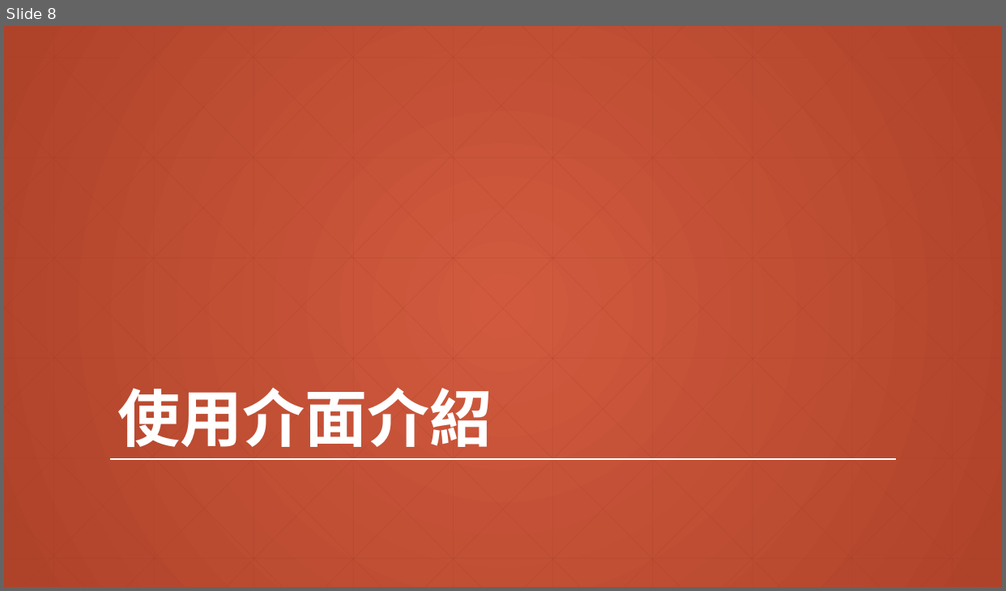
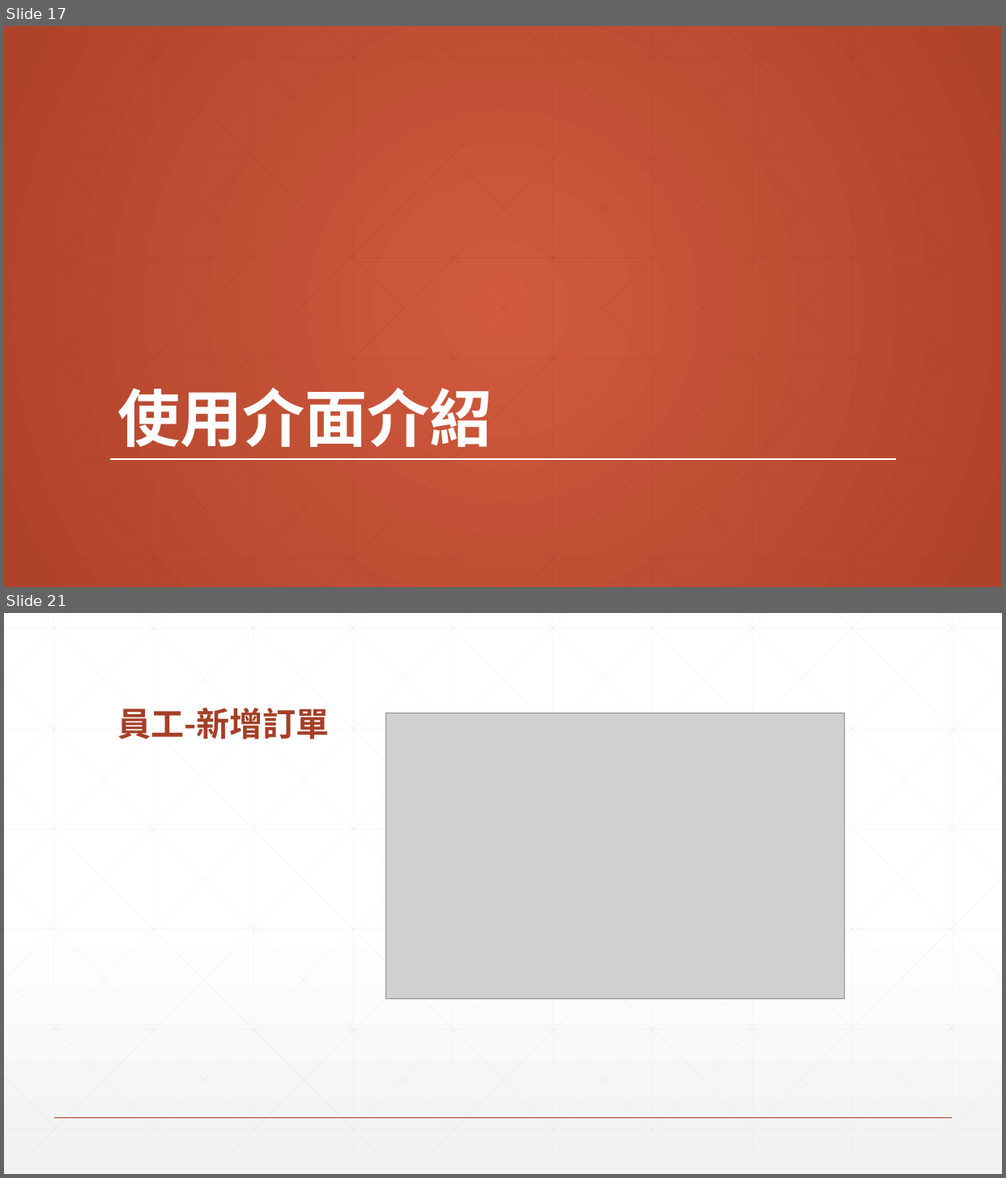
Before and after one commit to guyverfax/SportProject, a slide deck: 作業5-體育用品店訂單和庫存管理系統.pptx. Shown one above the other, each under a label of ours: slide 8 before the commit, slides 17 and 21 after it; the slides between them are not shown. The pictures are 1006x591 and 1006x1178 pixels, drawn with LibreOffice and Linux fonts; fonts in the diff are those of the drawing; grey boxes stand for pictures. Boxes give left, top, right and bottom in pixels: in the first picture for what was removed or moved away, otherwise in the second. Text is boxed around its words. In the diff, an @@ line names an element or a change of style, - is before the commit and + after.

```diff
--- a/作業5-體育用品店訂單和庫存管理系統.pptx
+++ b/作業5-體育用品店訂單和庫存管理系統.pptx
@@ slide 21 added at (x1=4, y1=613, x2=1002, y2=1174), background gradient #FFFFFF to #F2F2F2 @@
@@ title added at (x1=117, y1=708, x2=330, y2=739), 32 pt, text #A43F27, bold @@
+員工-新增訂單
@@ picture added at (x1=386, y1=713, x2=845, y2=999) @@
@@ group added at (x1=4, y1=613, x2=1002, y2=1159): 46 lines @@
@@ line added from (54, 1118) to (953, 1118), #A43F27 1 pt @@
@@ what was slide 8 is now slide 17 @@
```
Also in this commit, not shown: 10 slides changed, 26 other slides added, 2 slides removed.
